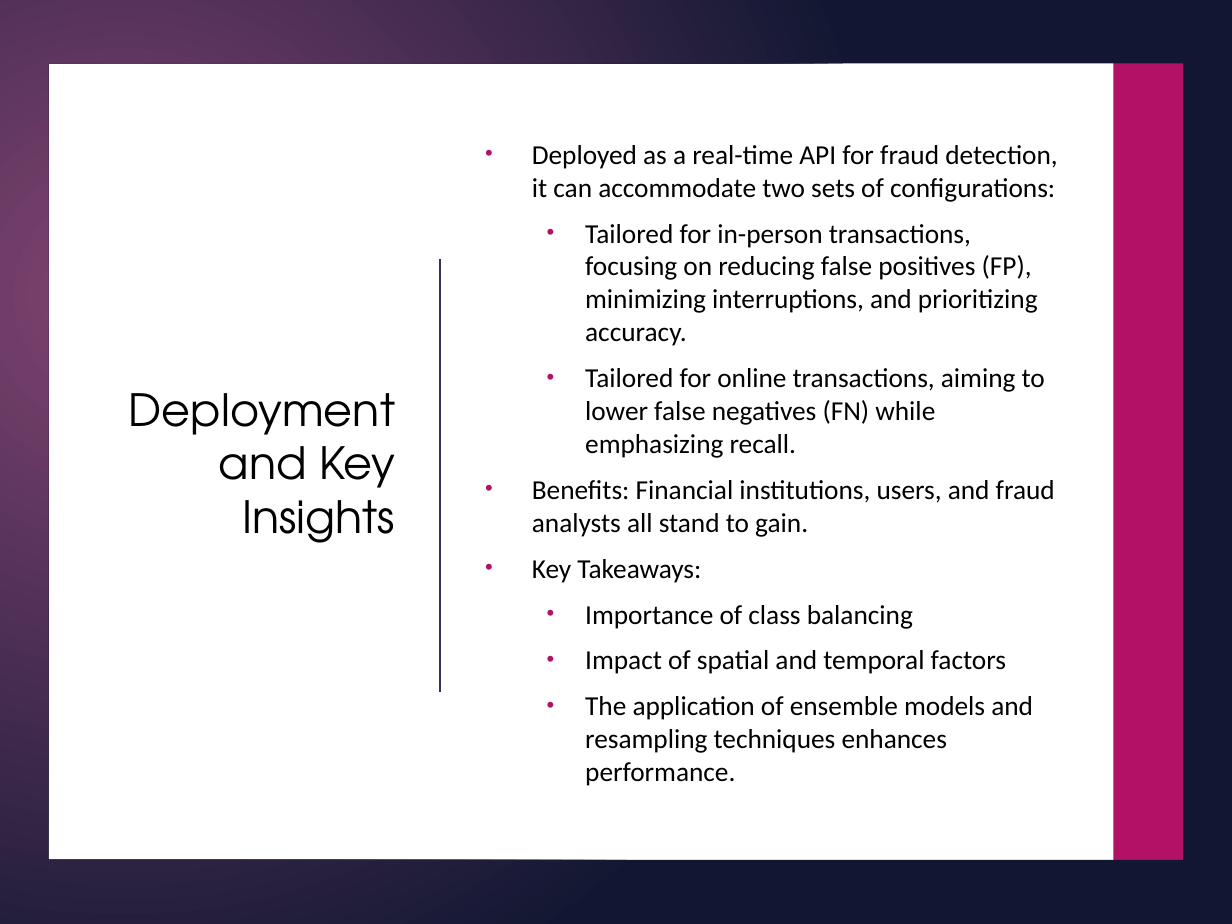
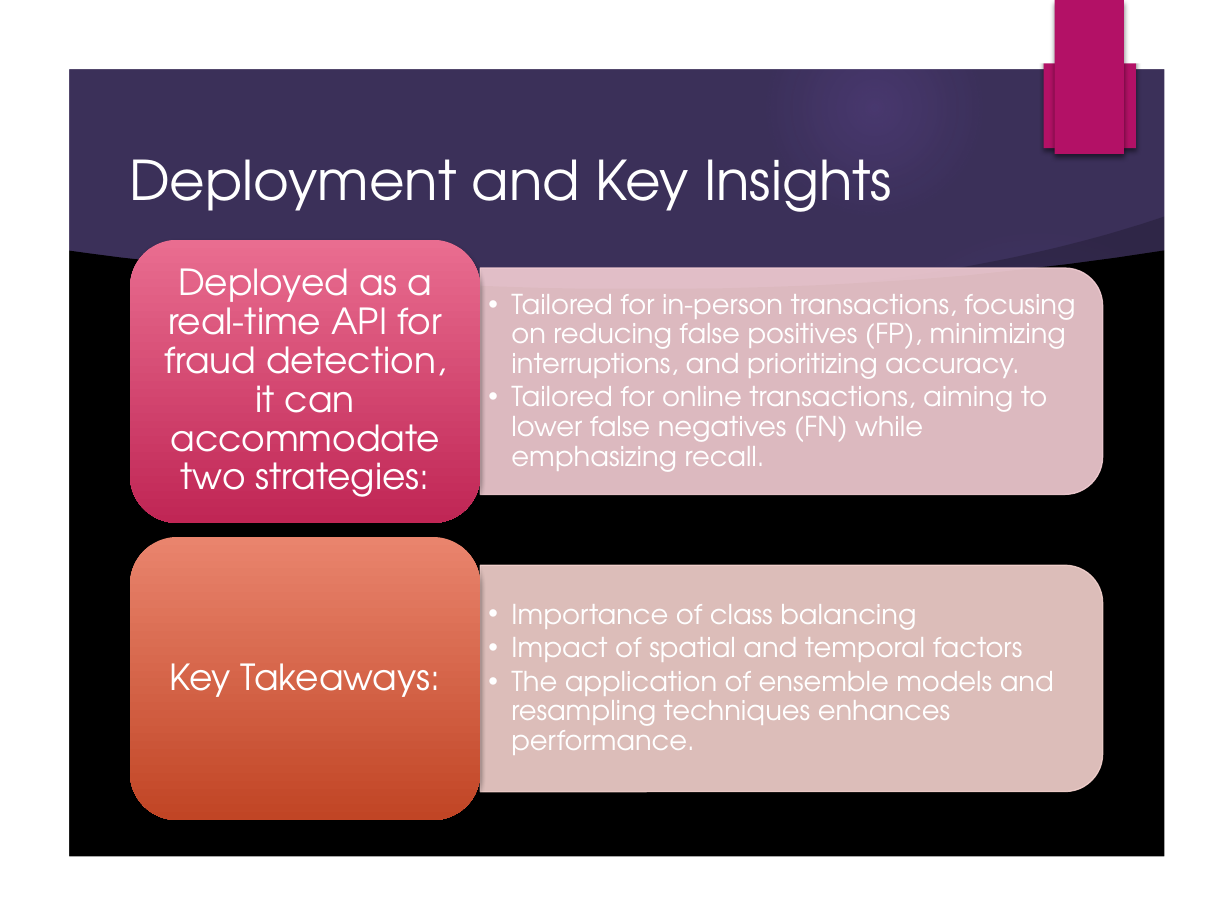
Before and after one commit to Myself-and-me/Credit_Card_Fraud_Detection, a slide deck: slide 8 of Credit_Card_Fraud_Detection_Presentation.pptx. Drawn at 1232x924 pixels with LibreOffice and Linux fonts; fonts in the diff are those of the drawing; background and template pictures are left out. Boxes give left, top, right and bottom in pixels: in the first picture for what was removed or moved away, otherwise in the second. Text is boxed around its words. In the diff, an @@ line names an element or a change of style, - is before the commit and + after.

```diff
--- a/Credit_Card_Fraud_Detection_Presentation.pptx
+++ b/Credit_Card_Fraud_Detection_Presentation.pptx
@@ freeform shape at (x1=0, y1=0, x2=1232, y2=924): fill gradient #814572 to #111833 to #FFFFFF @@
@@ rectangle removed at (x1=0, y1=0, x2=1232, y2=924) @@
@@ rectangle added at (x1=1055, y1=0, x2=1124, y2=154), fill #B31166 @@
@@ rectangle removed at (x1=1114, y1=63, x2=1184, y2=860) @@
@@ title "Deployment and Key Insights" moved from (x1=129, y1=393, x2=395, y2=543) to (x1=129, y1=159, x2=892, y2=212) @@
@@ title "Deployment and Key Insights" at (x1=129, y1=159, x2=892, y2=212): size 26 to 32 pt, text colour #000000 to #FFFFFF; alignment right to left @@
@@ text removed at (x1=532, y1=145, x2=1057, y2=786) @@
-• Deployed as a real-time API for fraud detection, it can accommodate two sets of configurations:
-  • Tailored for in-person transactions, focusing on reducing false positives (FP), minimizing interruptions, and prioritizing accuracy.
-  • Tailored for online transactions, aiming to lower false negatives (FN) while emphasizing recall.
-• Benefits: Financial institutions, users, and fraud analysts all stand to gain.
-• Key Takeaways:
-  • Importance of class balancing
-  • Impact of spatial and temporal factors
-  • The application of ensemble models and resampling techniques enhances performance.
@@ ellipse added at (x1=849, y1=225, x2=1228, y2=605), fill gradient #9B6BF2 @@
@@ freeform shape added at (x1=856, y1=215, x2=1179, y2=312), fill #000000 at 20% opacity @@
@@ freeform shape added at (x1=65, y1=250, x2=1167, y2=861), fill #000000 @@
@@ line removed from (440, 260) to (440, 691) @@
@@ group added at (x1=131, y1=240, x2=1103, y2=821): 4 texts, 2 round same rects, 2 rounded rectangles @@
+  • Tailored for in-person transactions, focusing on reducing false positives (FP), minimizing interruptions, and prioritizing accuracy.
+  • Tailored for online transactions, aiming to lower false negatives (FN) while emphasizing recall.
+Deployed as a real-time API for fraud detection, it can accommodate two strategies:
+  • Importance of class balancing
+  • Impact of spatial and temporal factors
+  • The application of ensemble models and resampling techniques enhances performance.
+Key Takeaways:
```
Also in this commit, not shown: 3 other files.
